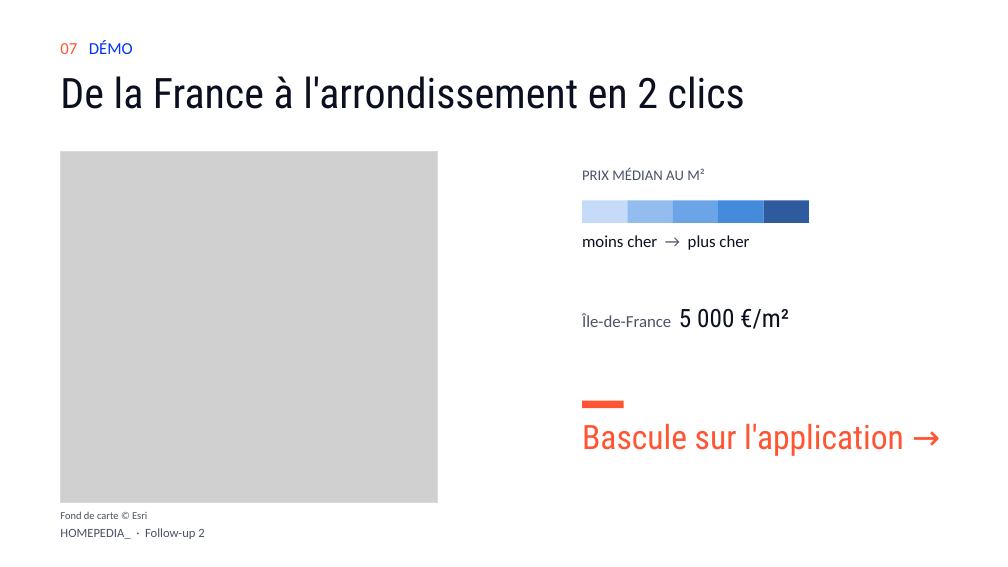
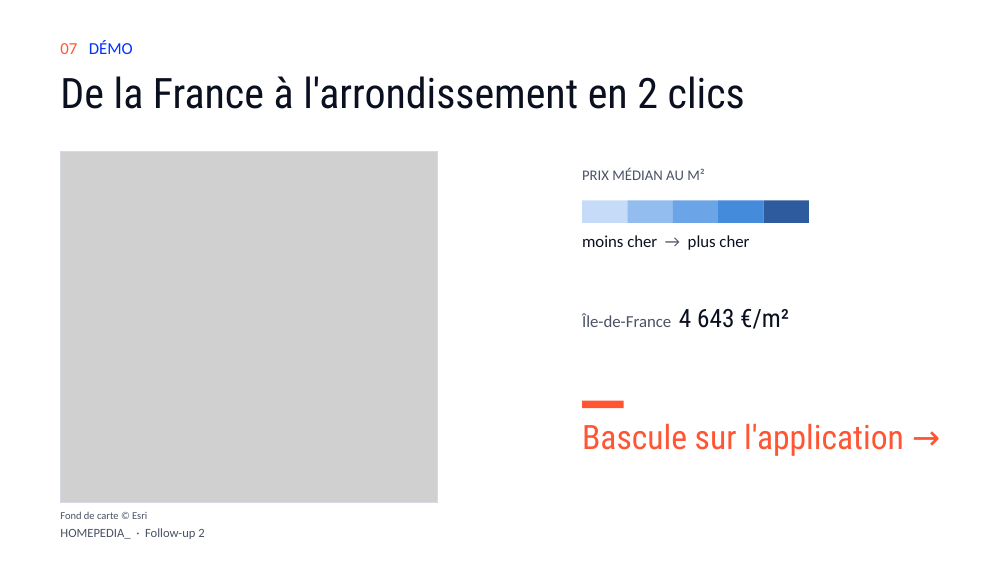
Before and after one commit to NicolasThao/T-DAT-901-Homepedia, a slide deck: slide 7 of docs/followup2/Homepedia_Follow-up_2.pptx. Drawn at 1008x567 pixels with LibreOffice and Linux fonts; fonts in the diff are those of the drawing; grey boxes stand for pictures. Boxes give left, top, right and bottom in pixels: in the first picture for what was removed or moved away, otherwise in the second. Text is boxed around its words. In the diff, an @@ line names an element or a change of style, - is before the commit and + after.

```diff
--- a/docs/followup2/Homepedia_Follow-up_2.pptx
+++ b/docs/followup2/Homepedia_Follow-up_2.pptx
@@ text at [582, 309, 789, 329]: text changed @@
-Île-de-France 5 000 €/m²
+Île-de-France 4 643 €/m²
```
Also in this commit, not shown: 5 other slides changed, 1 slide added, 23 other files.
